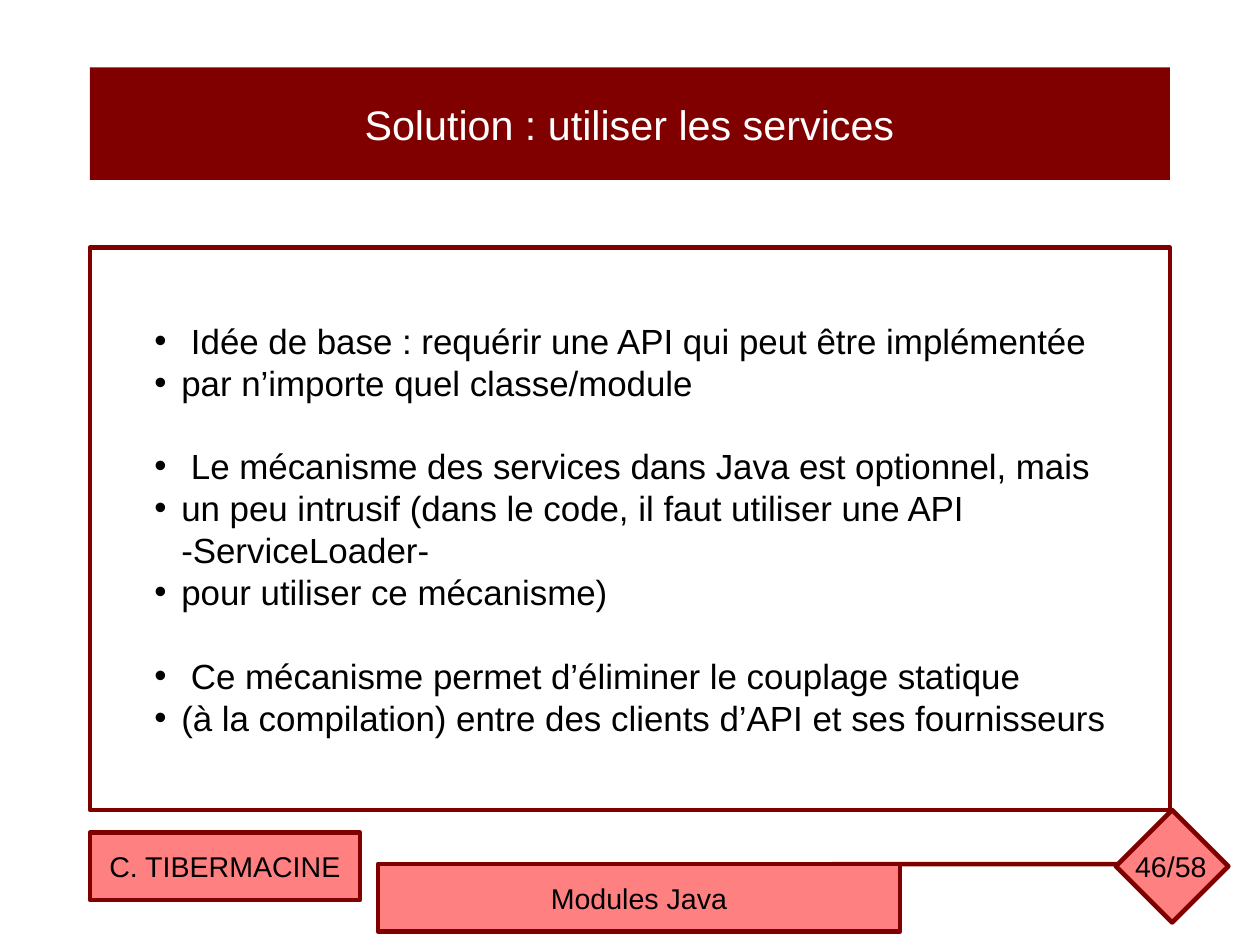
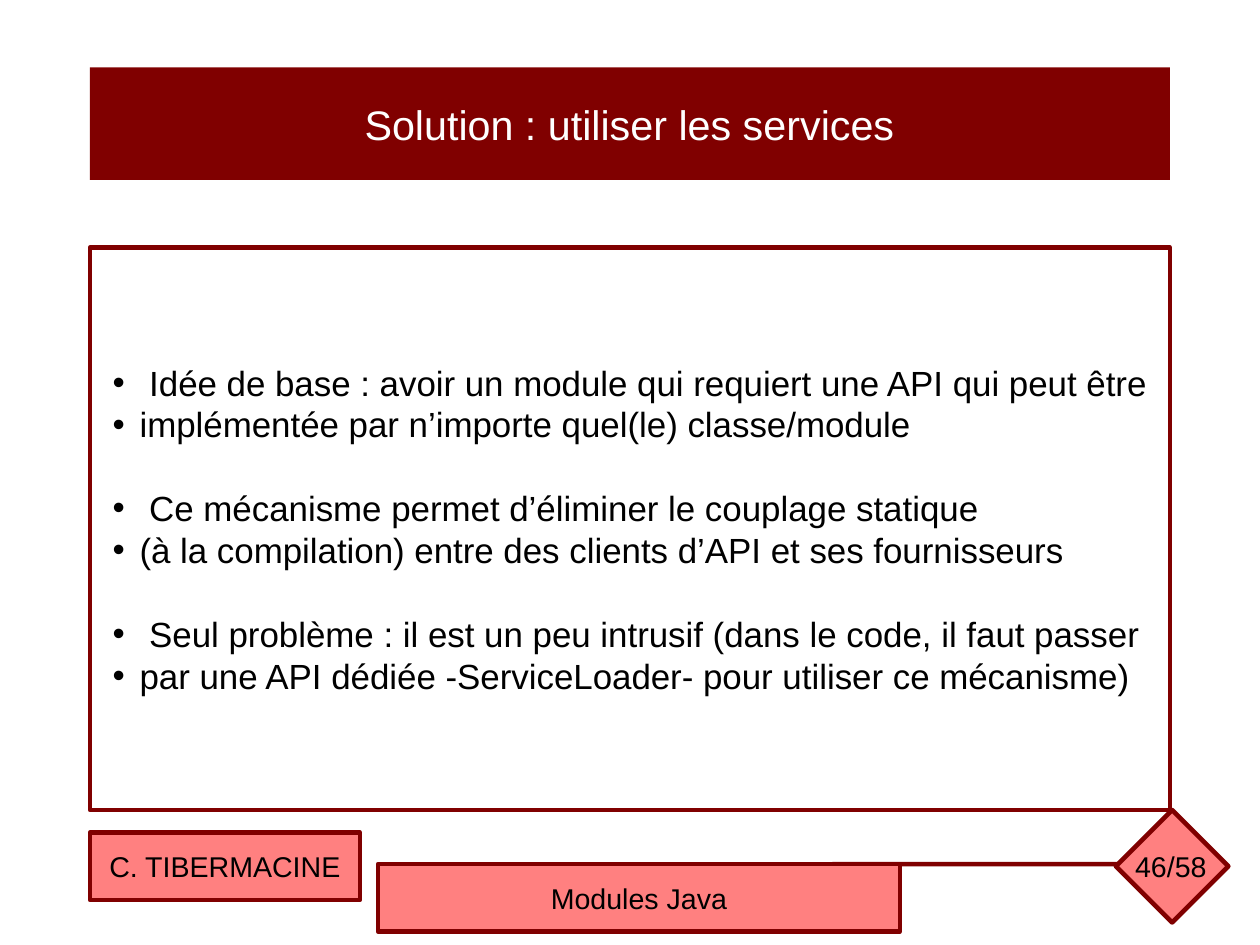
Before and after one commit to ctiber/composants, a slide deck: slide 46 of cours/cours6.odp. Drawn at 1260x945 pixels with LibreOffice and Linux fonts; fonts in the diff are those of the drawing. Boxes give left, top, right and bottom in pixels: in the first picture for what was removed or moved away, otherwise in the second. Text is boxed around its words. In the diff, an @@ line names an element or a change of style, - is before the commit and + after.

```diff
--- a/cours/cours6.odp
+++ b/cours/cours6.odp
@@ text in rectangle at (140,370,1146,444): text changed @@
-• Idée de base : requérir une API qui peut être implémentée
-• par n’importe quel classe/module
-• Le mécanisme des services dans Java est optionnel, mais
-• un peu intrusif (dans le code, il faut utiliser une API -ServiceLoader-
-• pour utiliser ce mécanisme)
+• Idée de base : avoir un module qui requiert une API qui peut être
+• implémentée par n’importe quel(le) classe/module
@@ text in rectangle at (140,621,1139,696): paragraphs added @@
+• Seul problème : il est un peu intrusif (dans le code, il faut passer
+• par une API dédiée -ServiceLoader- pour utiliser ce mécanisme)
```
Also in this commit, not shown: 21 other slides changed, 1 other file.
